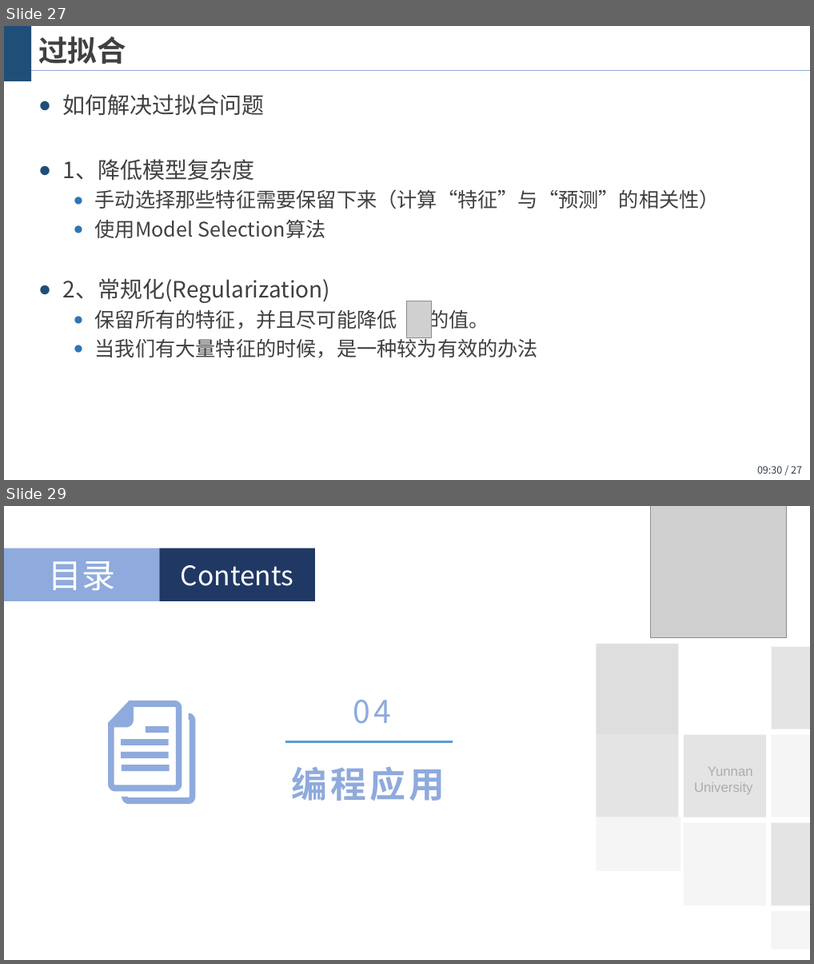
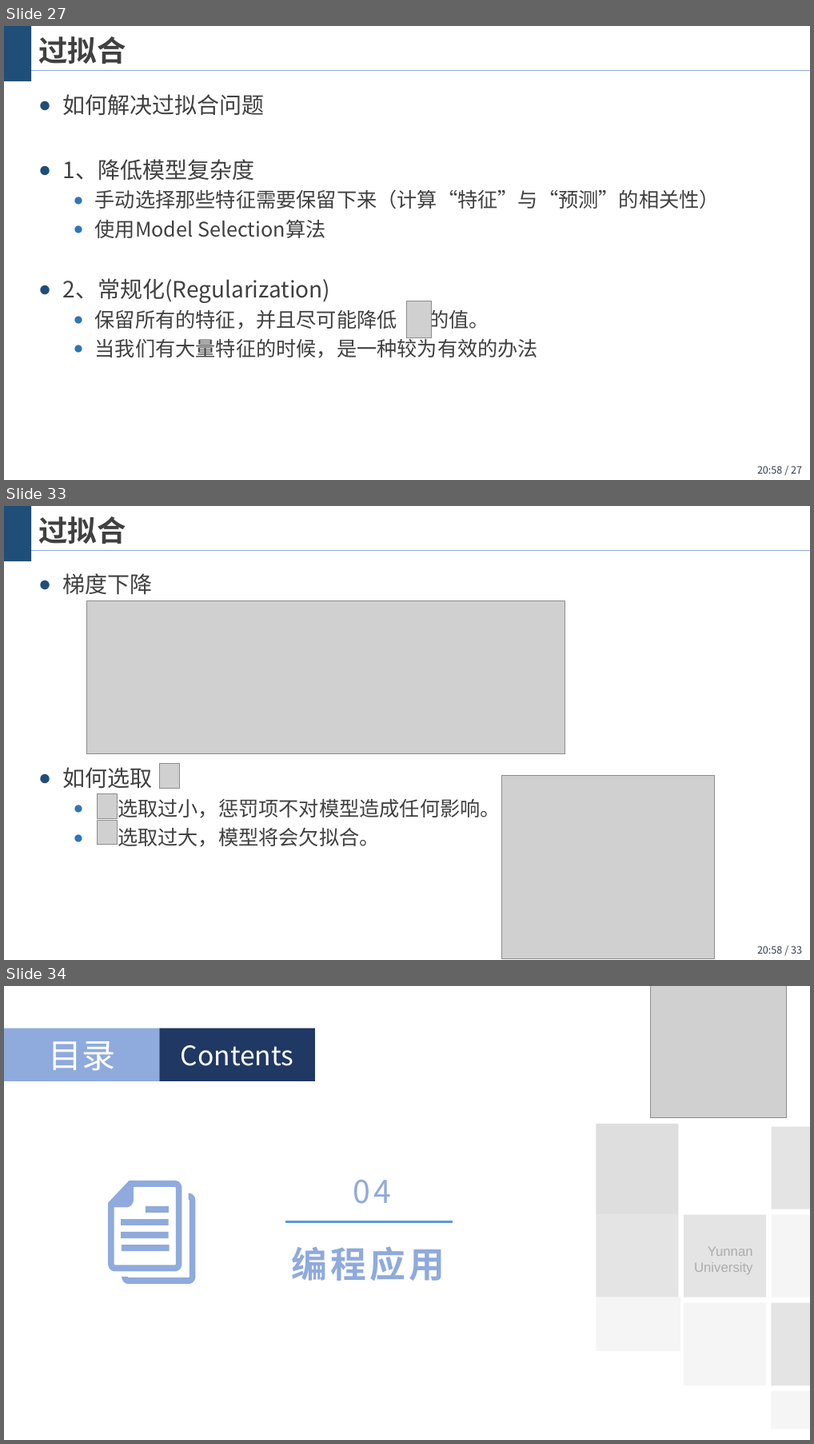
Before and after one commit to wangjin0818/Artificial_Intelligence_2021, a slide deck: chapter 03 - Logistic regression/逻辑斯蒂回归.pptx. Shown one above the other, each under a label of ours: slides 27 and 29 before the commit, slides 27, 33 and 34 after it; the slides between them are not shown. The pictures are 814x964 and 814x1444 pixels, drawn with LibreOffice and Linux fonts; fonts in the diff are those of the drawing; grey boxes stand for pictures; background and template pictures are left out. Boxes give left, top, right and bottom in pixels: in the first picture for what was removed or moved away, otherwise in the second. Text is boxed around its words. In the diff, an @@ line names an element or a change of style, - is before the commit and + after.

```diff
--- a/chapter 03 - Logistic regression/逻辑斯蒂回归.pptx
+++ b/chapter 03 - Logistic regression/逻辑斯蒂回归.pptx
@@ slide 33 added at <box>4,506,810,960</box>, background #FFFFFF; not listed: 3 template elements that a slide beside it also shows @@
@@ title added at <box>38,516,126,544</box>, 26 pt, text #404040, bold @@
+过拟合
@@ text added at <box>62,573,501,847</box>, 18 pt, text #404040 @@
+● 梯度下降
+● 如何选取
+  ● 选取过小，惩罚项不对模型造成任何影响。
+  ● 选取过大，模型将会欠拟合。
@@ picture added at <box>87,601,566,753</box> @@
@@ picture added at <box>160,764,180,788</box> @@
@@ picture added at <box>502,776,715,958</box> @@
@@ picture added at <box>97,794,117,819</box> @@
@@ picture added at <box>97,820,117,844</box> @@
@@ page number at <box>758,465,802,473</box>: text changed @@
-09:30 / 27
+20:58 / 27
@@ what was slide 29 is now slide 34 @@
```
Also in this commit, not shown: 3 slides changed, 5 other slides added, 1 slide removed, 2 other files.
